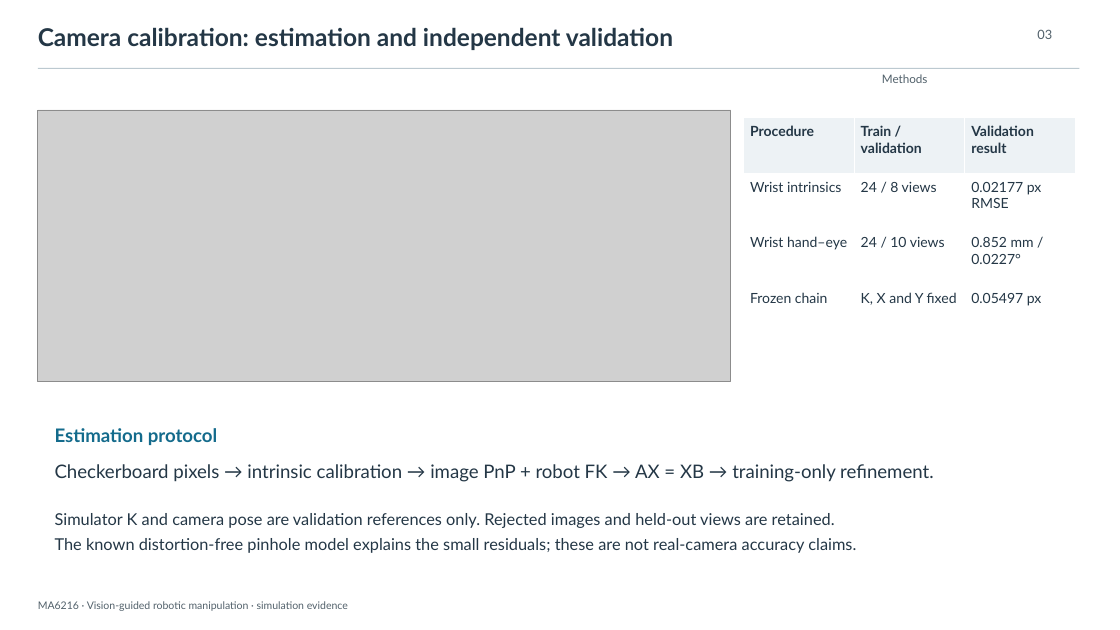
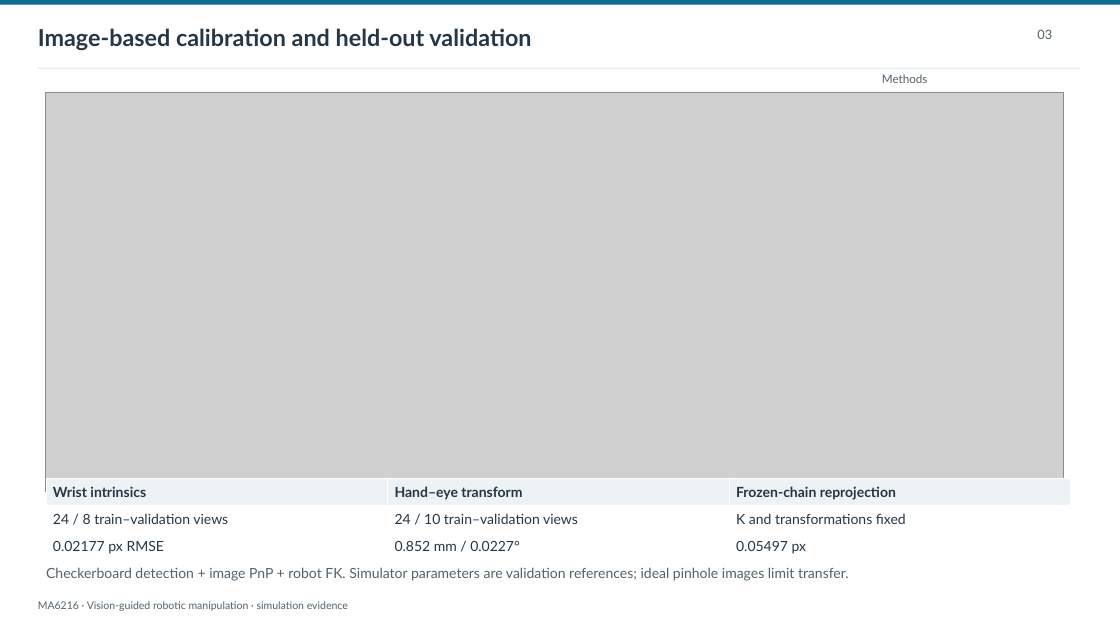
Before and after one commit to LewisLYU-HW/ma6216-ur5e-vision-pick-place, a slide deck: slide 3 of docs/presentation/vision_guided_manipulation.pptx. Drawn at 1120x630 pixels with LibreOffice and Linux fonts; fonts in the diff are those of the drawing; grey boxes stand for pictures. Boxes give left, top, right and bottom in pixels: in the first picture for what was removed or moved away, otherwise in the second. Text is boxed around its words. In the diff, an @@ line names an element or a change of style, - is before the commit and + after.

Commit message:
Rebalance academic slides around simulation imagery and compact annotations

```diff
--- a/docs/presentation/vision_guided_manipulation.pptx
+++ b/docs/presentation/vision_guided_manipulation.pptx
@@ rectangle added at [0,0,1120,5], fill #146B8C @@
@@ text at [38,28,531,51]: text changed; size 21 to 20 pt @@
-Camera calibration: estimation and independent validation
+Image-based calibration and held-out validation
@@ rectangle at [38,68,1080,69]: fill #BCC9D0 to #DBE3E7 @@
@@ picture: place and size @@
-picture at [38,110,731,381]
+picture at [45,92,1065,492]
@@ table removed at [744,118,1076,340], 4 rows, 3 columns @@
-Procedure | Train / validation | Validation result
-Wrist intrinsics | 24 / 8 views | 0.02177 px RMSE
-Wrist hand–eye | 24 / 10 views | 0.852 mm / 0.0227°
-Frozen chain | K, X and Y fixed | 0.05497 px
@@ text removed at [55,428,217,445] @@
-Estimation protocol
@@ table added at [46,479,1072,558], 3 rows, 3 columns @@
+Wrist intrinsics | Hand–eye transform | Frozen-chain reprojection
+24 / 8 train–validation views | 24 / 10 train–validation views | K and transformations fixed
+0.02177 px RMSE | 0.852 mm / 0.0227° | 0.05497 px
@@ text removed at [55,464,933,482] @@
-Checkerboard pixels → intrinsic calibration → image PnP + robot FK → AX = XB → training-only refinement.
@@ text removed at [55,513,856,553] @@
-Simulator K and camera pose are validation references only. Rejected images and held-out views are retained.
-The known distortion-free pinhole model explains the small residuals; these are not real-camera accuracy claims.
@@ text added at [46,567,849,581], 12 pt, text #52616B @@
+Checkerboard detection + image PnP + robot FK. Simulator parameters are validation references; ideal pinhole images limit transfer.
```
Also in this commit, not shown: 18 other slides changed, 10 other files.
